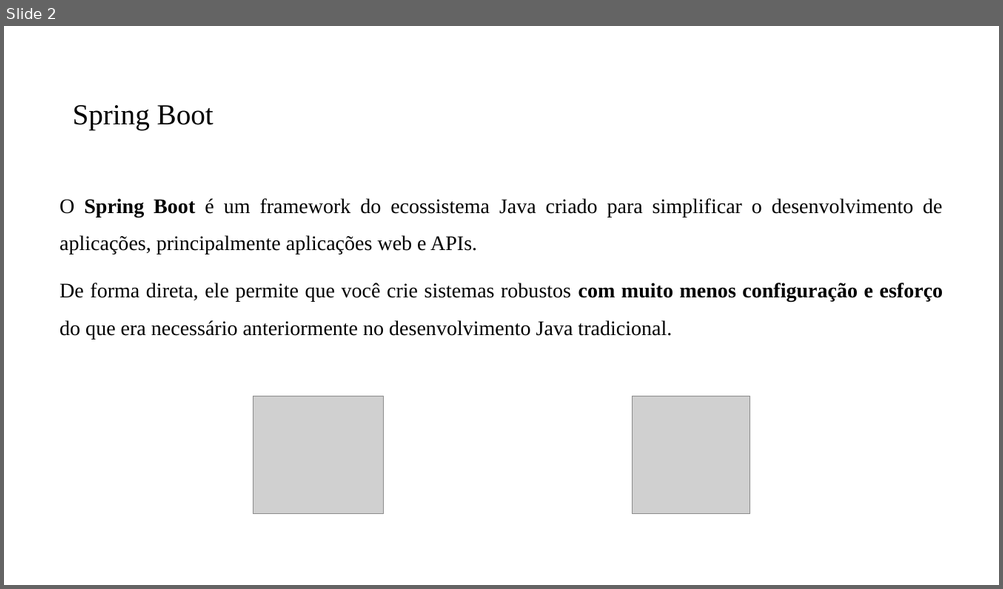
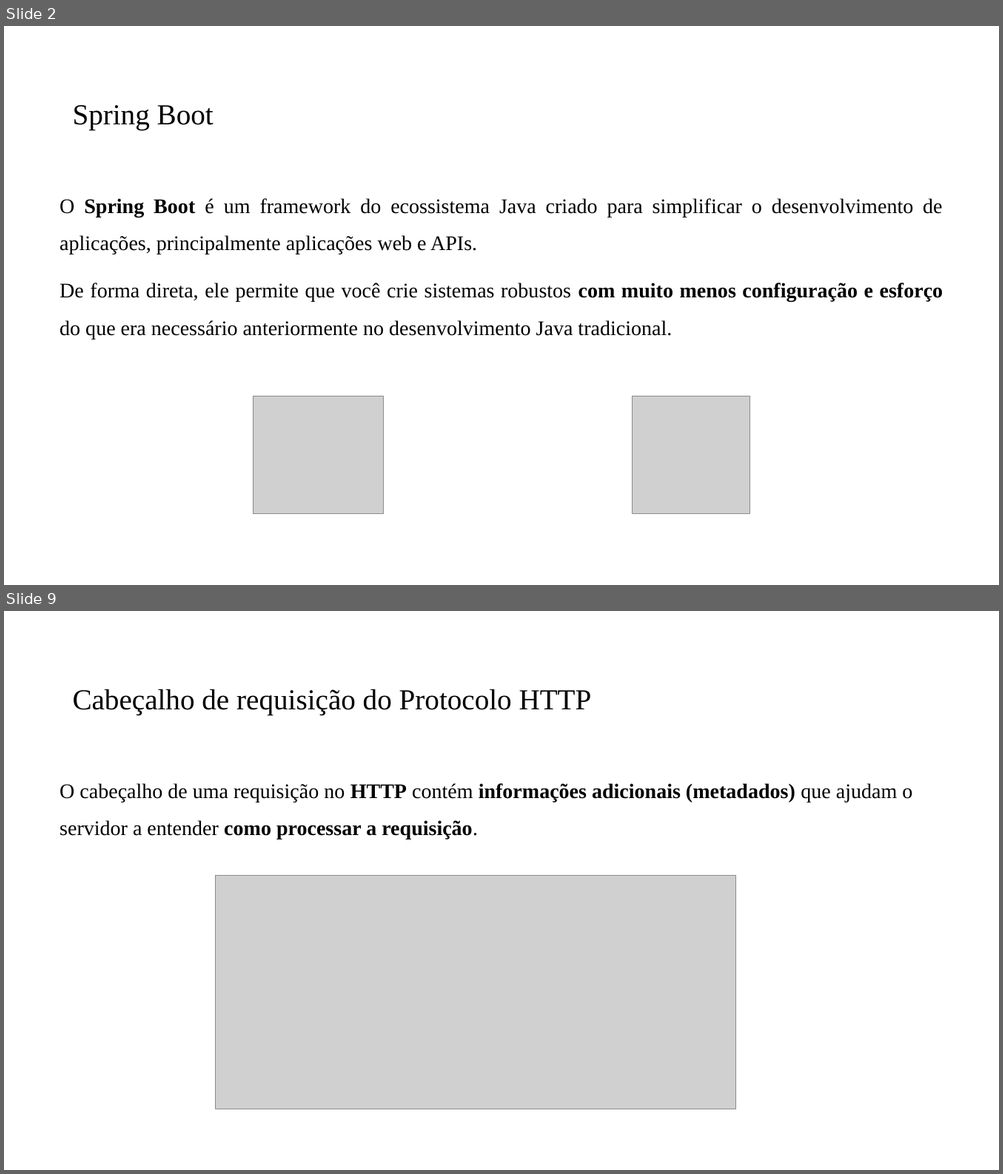
Before and after one commit to PedroMiho/UMC, a slide deck: Projeto de Software e Segurança da Informação - 2026/Projeto de Software/Aula12-Spring Boot/Aula Inaugural - 10 grupos.pptx. Shown one above the other, each under a label of ours: slide 2 before the commit, slides 2 and 9 after it; the slides between them are not shown. The pictures are 1003x589 and 1003x1174 pixels, drawn with LibreOffice and Linux fonts; fonts in the diff are those of the drawing; grey boxes stand for pictures; background and template pictures are left out. Boxes give left, top, right and bottom in pixels: in the first picture for what was removed or moved away, otherwise in the second. Text is boxed around its words. In the diff, an @@ line names an element or a change of style, - is before the commit and + after.

```diff
--- a/Projeto de Software e Segurança da Informação - 2026/Projeto de Software/Aula12-Spring Boot/Aula Inaugural - 10 grupos.pptx
+++ b/Projeto de Software e Segurança da Informação - 2026/Projeto de Software/Aula12-Spring Boot/Aula Inaugural - 10 grupos.pptx
@@ slide 9 added at (4,611,999,1170), background #FFFFFF @@
@@ title added at (73,689,592,715), 28 pt, text #000000 @@
+Cabeçalho de requisição do Protocolo HTTP
@@ text added at (60,783,912,840), 20 pt, text #000000 @@
+O cabeçalho de uma requisição no HTTP contém informações adicionais (metadados) que ajudam o servidor a entender como processar a requisição.
@@ picture added at (215,875,735,1110) @@
```
Also in this commit, not shown: 10 other slides added, 1 slide removed.
